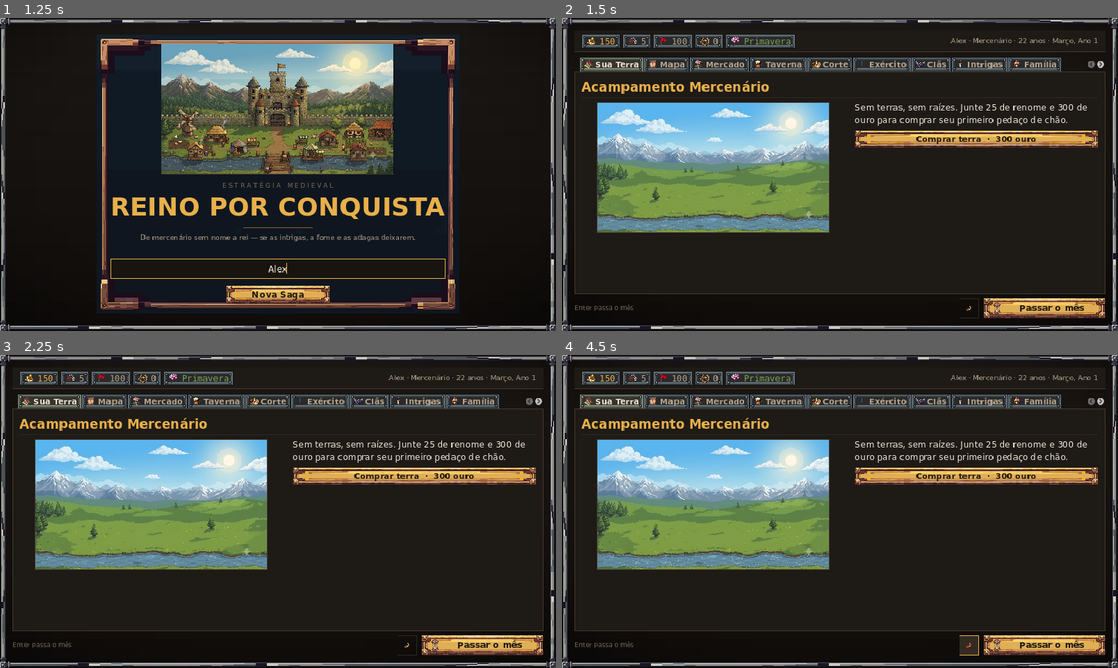
Above: before the commit, frames 1-4 (two rows, left to right).
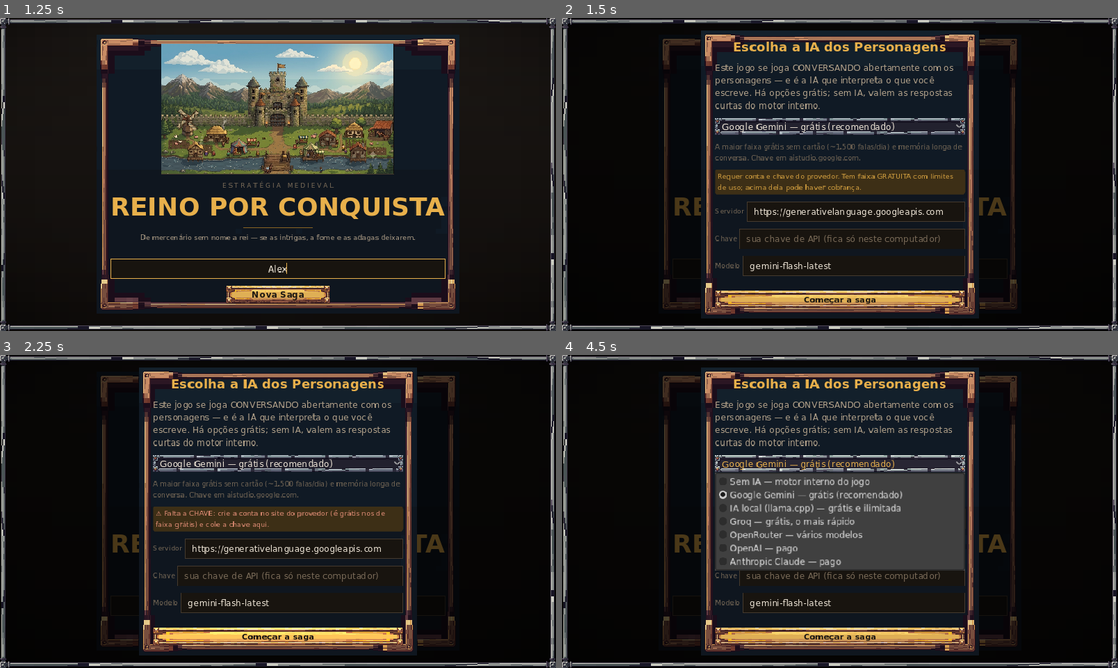
Above: after the commit, the same moments.

Repository: FelpsLuz/livro-receitas
Game: Godot game, scene res://cenas/principal.tscn
Same seed, same stepped clock (60 frames per second), same inputs: the game is played once before the commit and once after it.
Inputs (mouse positions are in pixels of both pictures, inside the frame that each line leads up to):
- Up to frame 1 (1.25 s): click (278, 268) at 0.52 s; type "Alex" at 0.6 s
- Up to frame 2 (1.5 s): click "Nova Saga" at 1.25 s
- Up to frame 3 (2.25 s): click "Comprar terra · 300 ouro" (after the commit: "Começar a saga") at 2 s
- Up to frame 4 (4.5 s): click "Comprar terra · 300 ouro" (after the commit: "Começar a saga") at 2.75 s; click (967, 646) at 3.52 s; click (840, 464) at 4.25 s, where only the run after the commit has a clickable "Google Gemini — grátis (recom…"

Frame 1 is identical in both runs. In frame 2, 47% of the frame differs, in the area x 2-98%, y 5-96%; in frame 3, 47%; in frame 4, 52%.

Commit message:
Escolha de IA obrigatória na primeira saga, com Gemini grátis recomendado
A conversa aberta é o coração do jogo — e é a IA que interpreta o que o
jogador escreve. Sem ela, o motor interno só reconhece padrões. Então a
primeira saga OBRIGA a escolha: Nova/Continuar Saga abre o seletor antes
de qualquer coisa, com o Google Gemini pré-selecionado — pesquisado e
confirmado como a maior faixa grátis sem cartão da nuvem (~1.500 falas
por dia no flash atual, contexto de 1M). Quem só aperta "Começar a saga"
cai na melhor opção grátis, não no silêncio; "sem IA" continua sendo uma
escolha possível, mas consciente.

O Gemini entra como quarto protocolo (generateContent, x-goog-api-key,
resposta bloqueada vira fala do motor interno), cada provedor ganha uma
linha de força no seletor ("o mais rápido", "a única ilimitada de
verdade", "cada fala custa da sua chave"), e o botão valida URL e chave
antes de deixar sair — senão a primeira conversa falharia em silêncio.
Nenhuma nuvem é "grátis e ilimitada"; a única ilimitada é a local, e o
seletor diz isso com todas as letras.

Co-Authored-By: Claude Fable 5 <noreply@anthropic.com>
Claude-Session: https://claude.ai/code/session_01W6QY8xZ2NCkuoMBnRXDtDd

Diff:
--- a/reino-por-conquista-godot/cenas/principal.gd
+++ b/reino-por-conquista-godot/cenas/principal.gd
@@ -254,6 +254,14 @@
 
 func iniciar_jogo(nome: String) -> void:
 	Sfx.tocar(self, "tique")
+	# a conversa aberta é o coração do jogo, e ela precisa de uma IA para
+	# interpretar o jogador de verdade: a PRIMEIRA saga obriga a escolher
+	# — mesmo que a escolha consciente seja "sem IA"
+	if not Llm.ja_escolheu():
+		_modal_llm(func():
+			state = Jogo.novo_jogo(nome)
+			_entrar_no_jogo())
+		return
 	state = Jogo.novo_jogo(nome)
 	_entrar_no_jogo()
 
@@ -262,6 +270,11 @@
 	if salvo == null:
 		return
 	Sfx.tocar(self, "tique")
+	if not Llm.ja_escolheu():
+		_modal_llm(func():
+			state = salvo
+			_entrar_no_jogo())
+		return
 	state = salvo
 	_entrar_no_jogo()
 
@@ -2215,15 +2228,17 @@
 			get_tree().reload_current_scene()]],
 		Retratos.ilustracao("coroacao") if vitoria else Retratos.ilustracao("derrota"))
 
-## O seletor de IA. O jogador escolhe QUALQUER provedor — grátis de
-## verdade (llama.cpp local), faixa grátis com conta (Groq, OpenRouter)
-## ou pago com a própria chave (OpenAI, Anthropic) — e o AVISO muda de
-## cor junto: pago é vermelho e diz "cobra por uso" antes de qualquer
-## chamada. Sem IA o jogo continua completo: o motor interno responde.
-func _modal_llm() -> void:
+## O seletor de IA. O jogador escolhe QUALQUER provedor — Gemini com a
+## maior faixa grátis (recomendado), llama.cpp local ilimitado, Groq e
+## OpenRouter grátis com conta, OpenAI e Anthropic pagos — e o AVISO muda
+## de cor junto: pago é vermelho e diz "cobra por uso" antes de qualquer
+## chamada. Com `ao_confirmar` válido é o modo OBRIGATÓRIO da primeira
+## saga: pré-seleciona o recomendado, valida a chave e só então começa.
+func _modal_llm(ao_confirmar := Callable()) -> void:
+	var obrigatorio := ao_confirmar.is_valid()
 	var v := _painel_modal()
 	var l_titulo := Label.new()
-	l_titulo.text = "IA dos Personagens"
+	l_titulo.text = "Escolha a IA dos Personagens" if obrigatorio else "IA dos Personagens"
 	var f := Tema.fonte_forte()
 	if f != null:
 		l_titulo.add_theme_font_override("font", f)
@@ -2232,7 +2247,9 @@
 	l_titulo.horizontal_alignment = HORIZONTAL_ALIGNMENT_CENTER
 	v.add_child(l_titulo)
 	var l := Label.new()
-	l.text = "As falas dos NPCs podem ser geradas por uma IA à sua escolha. O jogo é completo sem nenhuma — a mecânica decide, a IA só narra."
+	l.text = ("Este jogo se joga CONVERSANDO abertamente com os personagens — e é a IA que interpreta o que você escreve. Há opções grátis; sem IA, valem as respostas curtas do motor interno." \
+		if obrigatorio else \
+		"As falas dos NPCs podem ser geradas por uma IA à sua escolha. A mecânica decide o que acontece; a IA interpreta e narra.")
 	l.autowrap_mode = TextServer.AUTOWRAP_WORD_SMART
 	l.add_theme_color_override("font_color", Tema.TEXTO_2)
 	v.add_child(l)
@@ -2243,8 +2260,18 @@
 	var escolha := OptionButton.new()
 	for id in ids:
 		escolha.add_item(str(Llm.PROVEDORES[id]["nome"]))
-	escolha.select(maxi(0, ids.find(str(cfg["provedor"]))))
+	# primeira vez: o RECOMENDADO já vem selecionado — quem só aperta
+	# "Começar" cai na maior faixa grátis, não no silêncio
+	var inicial := ids.find(Llm.RECOMENDADO) if obrigatorio and not Llm.ja_escolheu() \
+		else ids.find(str(cfg["provedor"]))
+	escolha.select(maxi(0, inicial))
 	v.add_child(escolha)
+
+	var nota := Label.new()
+	nota.autowrap_mode = TextServer.AUTOWRAP_WORD_SMART
+	nota.add_theme_font_size_override("font_size", Tema.MICRO)
+	nota.add_theme_color_override("font_color", Tema.TEXTO_3)
+	v.add_child(nota)
 
 	# ---- o aviso de custo, colorido pelo bolso ----
 	var aviso_painel := PanelContainer.new()
@@ -2280,6 +2307,7 @@
 		var id := str(ids[idx])
 		var p: Dictionary = Llm.PROVEDORES[id]
 		var salvo := id == str(cfg["provedor"])
+		nota.text = str(p.get("nota", ""))
 		campo_url.text = str(cfg["url"]) if salvo else str(p["url"])
 		campo_chave.text = str(cfg["chave"]) if salvo else ""
 		campo_modelo.text = str(cfg["modelo"]) \
@@ -2310,10 +2338,25 @@
 	escolha.item_selected.connect(func(idx: int): aplicar.call(idx))
 
 	Kit.respiro(v, Tema.E1)
-	Kit.botao(v, "Salvar", func():
-		Llm.definir({"provedor": str(ids[escolha.selected]),
+	Kit.botao(v, "Começar a saga" if obrigatorio else "Salvar", func():
+		var id := str(ids[escolha.selected])
+		var p: Dictionary = Llm.PROVEDORES[id]
+		# quem escolheu um provedor não pode sair sem o que ele exige —
+		# senão a primeira conversa falharia em silêncio
+		if str(p["protocolo"]) != "" and campo_url.text.strip_edges() == "":
+			aviso.text = "⚠ Falta a URL do servidor para este provedor."
+			aviso.add_theme_color_override("font_color", Color("e8917a"))
+			return
+		if bool(p["chave"]) and campo_chave.text.strip_edges() == "":
+			aviso.text = "⚠ Falta a CHAVE: crie a conta no site do provedor (é grátis nos de faixa grátis) e cole a chave aqui."
+			aviso.add_theme_color_override("font_color", Color("e8917a"))
+			return
+		Llm.definir({"provedor": id,
 			"url": campo_url.text, "chave": campo_chave.text,
 			"modelo": campo_modelo.text})
 		Sfx.tocar(self, "fechar")
 		overlay_modal.visible = false
-		atualizar(), "primario")
+		if obrigatorio:
+			ao_confirmar.call()
+		else:
+			atualizar(), "primario")
--- a/reino-por-conquista-godot/scripts/llm.gd
+++ b/reino-por-conquista-godot/scripts/llm.gd
@@ -19,25 +19,42 @@
 ## O catálogo. `custo`: "gratis" (roda na sua máquina), "gratis_conta"
 ## (precisa de conta; tem faixa gratuita com limites), "pago" (usa a SUA
 ## chave e cobra por uso). `protocolo`: como falar com o servidor.
+## `nota` é a linha de força que o seletor mostra — o que cada um faz bem.
+##
+## Não existe nuvem "grátis e ilimitada": TODA tem teto. O Gemini é o
+## RECOMENDADO porque tem a maior faixa grátis sem cartão (~1.500
+## falas/dia — ilimitado na prática para um jogador) e contexto de 1M;
+## a única ilimitada de verdade é a local, que exige instalar o servidor.
+const RECOMENDADO := "gemini"
 const PROVEDORES := {
-	"desligado": {"nome": "Desligado — motor interno do jogo",
-		"protocolo": "", "url": "", "chave": false, "custo": "gratis", "modelo": ""},
-	"local": {"nome": "IA local (llama.cpp) — grátis",
+	"desligado": {"nome": "Sem IA — motor interno do jogo",
+		"protocolo": "", "url": "", "chave": false, "custo": "gratis", "modelo": "",
+		"nota": "Funciona sempre, mas as respostas são limitadas: a conversa aberta perde a graça."},
+	"gemini": {"nome": "Google Gemini — grátis (recomendado)",
+		"protocolo": "gemini", "url": "https://generativelanguage.googleapis.com",
+		"chave": true, "custo": "gratis_conta", "modelo": "gemini-flash-latest",
+		"nota": "A maior faixa grátis sem cartão (~1.500 falas/dia) e memória longa de conversa. Chave em aistudio.google.com."},
+	"local": {"nome": "IA local (llama.cpp) — grátis e ilimitada",
 		"protocolo": "llama", "url": "http://localhost:8080",
-		"chave": false, "custo": "gratis", "modelo": ""},
-	"groq": {"nome": "Groq — nuvem com faixa grátis",
+		"chave": false, "custo": "gratis", "modelo": "",
+		"nota": "A única sem limite nenhum: roda no SEU processador. Exige instalar o llama-server."},
+	"groq": {"nome": "Groq — grátis, o mais rápido",
 		"protocolo": "openai", "url": "https://api.groq.com/openai/v1",
-		"chave": true, "custo": "gratis_conta", "modelo": "llama-3.3-70b-versatile"},
-	"openrouter": {"nome": "OpenRouter — modelos grátis e pagos",
+		"chave": true, "custo": "gratis_conta", "modelo": "llama-3.3-70b-versatile",
+		"nota": "Respostas quase instantâneas; faixa grátis de ~1.000 falas/dia. Chave em console.groq.com."},
+	"openrouter": {"nome": "OpenRouter — vários modelos",
 		"protocolo": "openai", "url": "https://openrouter.ai/api/v1",
 		"chave": true, "custo": "gratis_conta",
-		"modelo": "meta-llama/llama-3.3-70b-instruct:free"},
+		"modelo": "meta-llama/llama-3.3-70b-instruct:free",
+		"nota": "Dezenas de modelos num só lugar; grátis limitado a ~50 falas/dia."},
 	"openai": {"nome": "OpenAI — pago",
 		"protocolo": "openai", "url": "https://api.openai.com/v1",
-		"chave": true, "custo": "pago", "modelo": "gpt-4o-mini"},
+		"chave": true, "custo": "pago", "modelo": "gpt-4o-mini",
+		"nota": "Qualidade alta; cada fala custa da sua chave."},
 	"anthropic": {"nome": "Anthropic Claude — pago",
 		"protocolo": "anthropic", "url": "https://api.anthropic.com/v1",
-		"chave": true, "custo": "pago", "modelo": "claude-opus-5"},
+		"chave": true, "custo": "pago", "modelo": "claude-opus-5",
+		"nota": "Qualidade alta e ótima interpretação de personagem; cada fala custa da sua chave."},
 }
 
 static var _cfg: Dictionary = {}
@@ -93,6 +110,13 @@
 ## Compatibilidade com o gate antigo (`Llm.url() != ""`).
 static func url() -> String:
 	return str(config()["url"]) if ativa() else ""
+
+## O jogador JÁ fez a escolha alguma vez? A conversa aberta é o coração
+## do jogo, então a primeira saga OBRIGA a escolher — mesmo que a escolha
+## consciente seja "sem IA". Arquivo salvo (ou o legado da IA local)
+## conta como escolha feita.
+static func ja_escolheu() -> bool:
+	return FileAccess.file_exists(ARQUIVO_CFG) or FileAccess.file_exists(ARQUIVO_LEGADO)
 
 # ---------------- geração ----------------
 
@@ -131,6 +155,14 @@
 				{"model": modelo, "max_tokens": 200,
 					"messages": [{"role": "user", "content": prompt}]},
 				_ler_anthropic)
+		"gemini":
+			return await _post(no_pai, timeout_s,
+				base + "/v1beta/models/" + modelo + ":generateContent",
+				["Content-Type: application/json",
+					"x-goog-api-key: " + str(c["chave"])],
+				{"contents": [{"parts": [{"text": prompt}]}],
+					"generationConfig": {"maxOutputTokens": 200}},
+				_ler_gemini)
 	return ""
 
 static func _post(no_pai: Node, timeout_s: float, url_alvo: String,
@@ -177,3 +209,20 @@
 		if bloco is Dictionary and str(bloco.get("type", "")) == "text":
 			saida += str(bloco.get("text", ""))
 	return saida
+
+static func _ler_gemini(json) -> String:
+	if not (json is Dictionary) or not (json.get("candidates", []) is Array) \
+			or (json.get("candidates", []) as Array).is_empty():
+		return ""
+	var cand = json["candidates"][0]
+	if not (cand is Dictionary):
+		return ""
+	# resposta bloqueada vem sem content (ou nulo) — vazio, motor interno
+	var conteudo = cand.get("content", {})
+	if not (conteudo is Dictionary):
+		return ""
+	var saida := ""
+	for parte in conteudo.get("parts", []):
+		if parte is Dictionary:
+			saida += str(parte.get("text", ""))
+	return saida
--- a/reino-por-conquista-godot/tests/render_ui.gd
+++ b/reino-por-conquista-godot/tests/render_ui.gd
@@ -11,9 +11,13 @@
 const Jogo = preload("res://scripts/jogo.gd")
 const Marchas = preload("res://scripts/marchas.gd")
 const Relogio = preload("res://scripts/relogio.gd")
+const Llm = preload("res://scripts/llm.gd")
 
 func _initialize() -> void:
 	Jogo.apagar_save()
+	# a primeira saga obriga a escolher a IA; o harness escolhe "sem IA"
+	# de antemão para iniciar_jogo não parar no modal
+	Llm.definir({"provedor": "desligado", "url": "", "chave": "", "modelo": ""})
 	var cena := load("res://cenas/principal.tscn")
 	var jogo: Control = cena.instantiate()
 	# NÃO forçar o tamanho aqui: o canvas do projeto é 960×540 e a janela só o
@@ -25,6 +29,14 @@
 	for i in 40:
 		await process_frame
 	await _quadro(jogo, "titulo")
+
+	# o modal OBRIGATÓRIO da primeira saga: sem escolha feita, iniciar abre
+	# o seletor com o recomendado (Gemini) pré-selecionado
+	DirAccess.remove_absolute(ProjectSettings.globalize_path(Llm.ARQUIVO_CFG))
+	jogo.iniciar_jogo("Aldric de Vau")
+	await _quadro(jogo, "ia_obrigatoria")
+	jogo.overlay_modal.visible = false
+	Llm.definir({"provedor": "desligado", "url": "", "chave": "", "modelo": ""})
 
 	jogo.iniciar_jogo("Aldric de Vau")
 	var st: Dictionary = jogo.state
--- a/reino-por-conquista-godot/tests/teste_hibit.gd
+++ b/reino-por-conquista-godot/tests/teste_hibit.gd
@@ -528,9 +528,21 @@
 		var p: Dictionary = Llm.PROVEDORES[id]
 		if str(p["custo"]) == "pago" and not bool(p["chave"]):
 			cat_ok = false
-		if not str(p["protocolo"]) in ["", "llama", "openai", "anthropic"]:
+		if not str(p["protocolo"]) in ["", "llama", "openai", "anthropic", "gemini"]:
 			cat_ok = false
 	ok(cat_ok, "catálogo de provedores: pago exige chave, protocolo conhecido")
+	# o RECOMENDADO da primeira saga tem que existir, ser de faixa grátis
+	# e ter nota — é ele que o jogador vê pré-selecionado
+	var rec: Dictionary = Llm.PROVEDORES.get(Llm.RECOMENDADO, {})
+	ok(not rec.is_empty() and str(rec["custo"]) == "gratis_conta"
+		and str(rec.get("nota", "")) != "",
+		"o provedor recomendado existe, é de faixa grátis e explica por quê")
+	ok(Llm._ler_gemini({"candidates": [{"content": {"parts":
+		[{"text": "Salve, "}, {"text": "mercenário."}]}}]}) == "Salve, mercenário.",
+		"resposta do Gemini concatena as partes de texto")
+	ok(Llm._ler_gemini({"candidates": [{"finishReason": "SAFETY", "content": null}]}) == ""
+		and Llm._ler_gemini({"promptFeedback": {"blockReason": "SAFETY"}}) == "",
+		"resposta bloqueada do Gemini devolve vazio (motor interno assume)")
 	Llm._cfg = {"provedor": "desligado", "url": "", "chave": "", "modelo": ""}
 	ok(not Llm.ativa(), "provedor desligado nunca ativa")
 	Llm._cfg = {"provedor": "anthropic", "url": "https://api.anthropic.com/v1",
Not shown, changed: reino-por-conquista-godot/README.md
